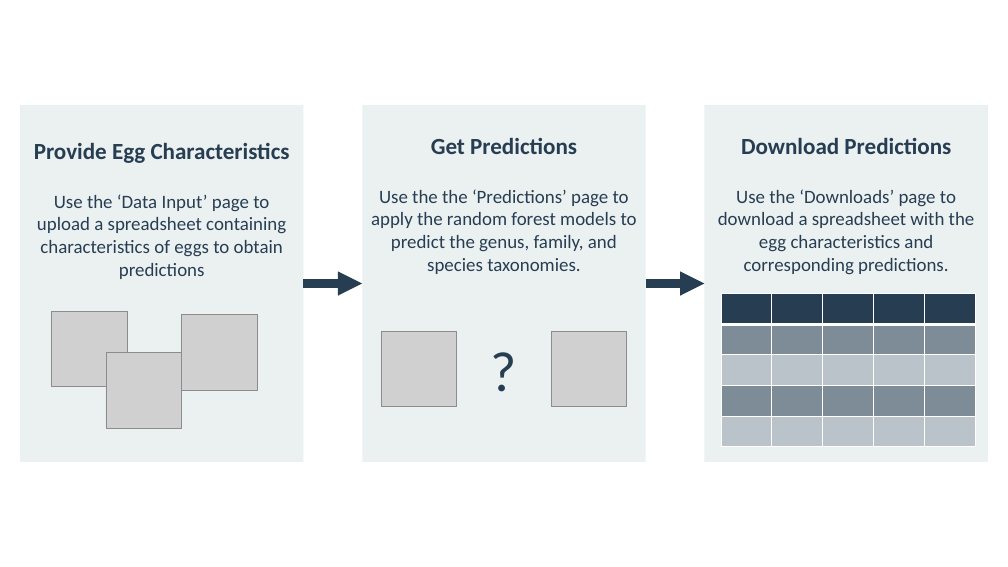
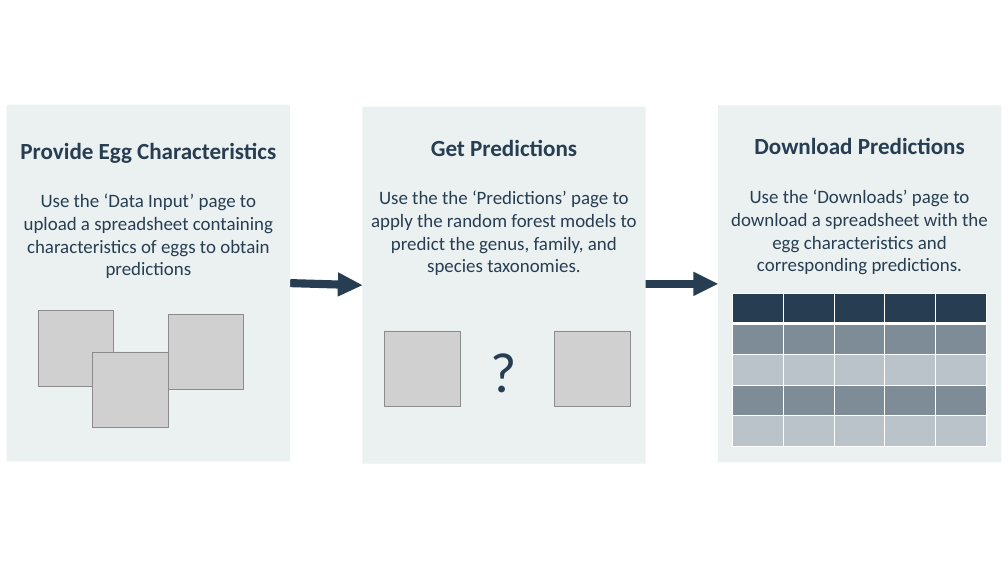
Before and after one commit to goodekat/WhoseEgg, a slide deck: slide 5 of figures/designs-for-app.pptx (slide 2 before the commit). Drawn at 1008x567 pixels with LibreOffice and Linux fonts; fonts in the diff are those of the drawing; grey boxes stand for pictures. Boxes give left, top, right and bottom in pixels: in the first picture for what was removed or moved away, otherwise in the second. Text is boxed around its words. In the diff, an @@ line names an element or a change of style, - is before the commit and + after.

```diff
--- a/figures/designs-for-app.pptx
+++ b/figures/designs-for-app.pptx
@@ rectangle "Provide Egg Characteristics": place and size @@
-rectangle "Provide Egg Characteristics" at [20,105,303,462]
+rectangle "Provide Egg Characteristics" at [7,104,290,461]
@@ rectangle "Download Predictions": place and size @@
-rectangle "Download Predictions" at [705,105,988,462]
+rectangle "Download Predictions" at [718,105,1002,462]
@@ arrow moved from (303, 284) - (362, 284) to (290, 284) - (362, 285) @@
@@ arrow moved from (646, 284) - (705, 284) to (643, 284) - (718, 284) @@
@@ table: place and size @@
-table at [721,293,975,445]
+table at [733,293,986,445]
@@ picture: place and size @@
-picture at [51,312,127,387]
+picture at [39,311,114,386]
@@ picture: place and size @@
-picture at [181,315,257,390]
+picture at [169,315,244,390]
@@ picture: place and size @@
-picture at [106,352,181,428]
+picture at [93,352,169,428]
@@ picture: place and size @@
-picture at [381,331,457,407]
+picture at [385,331,461,407]
```
Also in this commit, not shown: 4 slides added, 17 other files.
